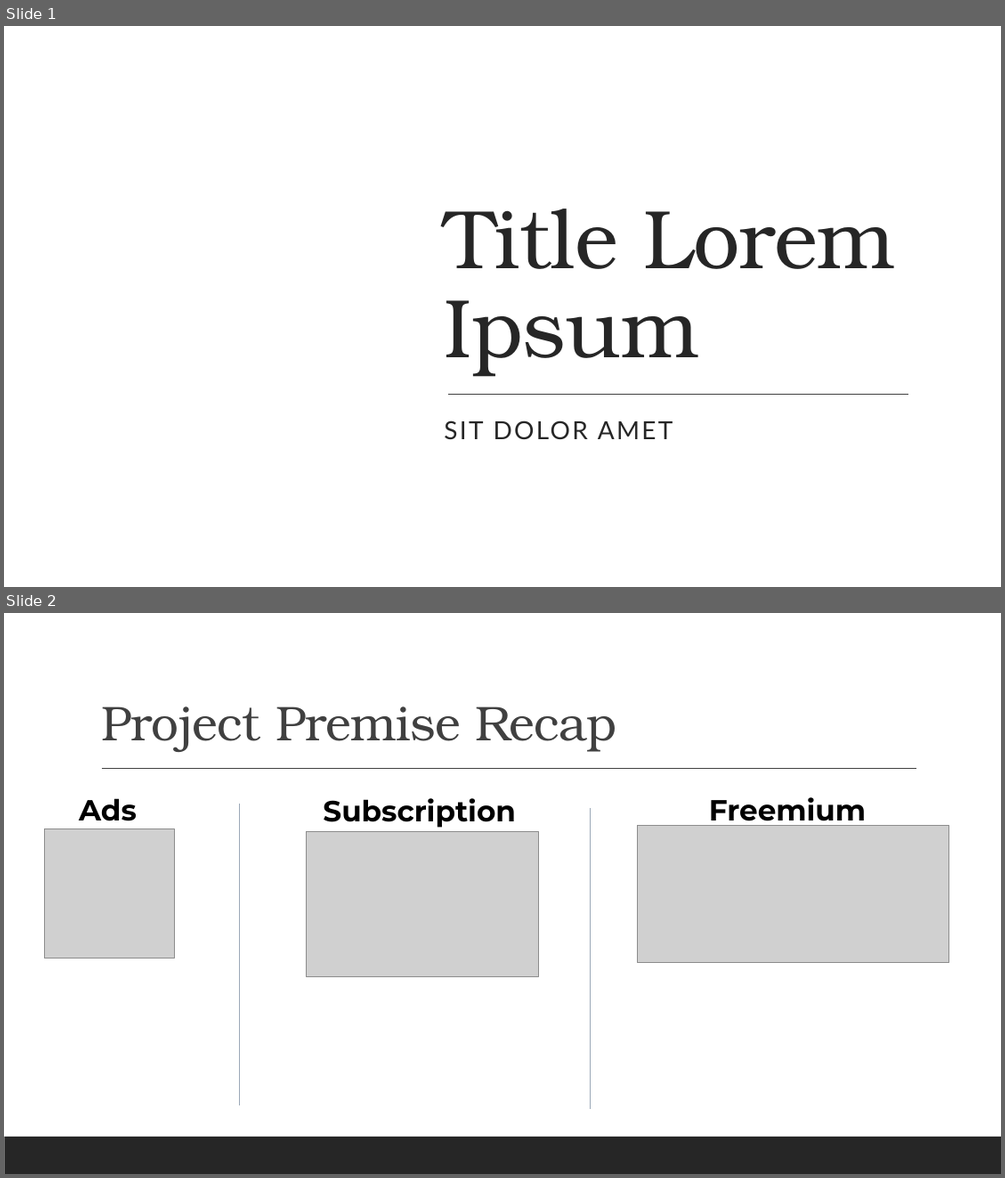
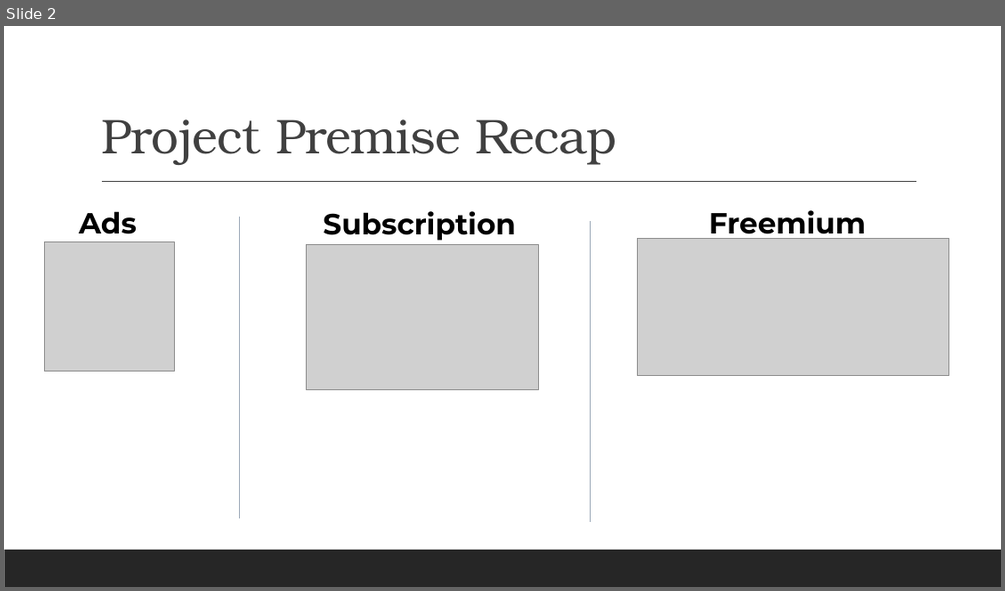
Before and after one commit to BBThornton/CryptoProject, a slide deck: Notes/Title Lorem Ipsum.pptx. Shown one above the other, each under a label of ours: slides 1 and 2 before the commit, slide 2 after it. The pictures are 1005x1178 and 1005x591 pixels, drawn with LibreOffice and Linux fonts; fonts in the diff are those of the drawing; grey boxes stand for pictures. Boxes give left, top, right and bottom in pixels: in the first picture for what was removed or moved away, otherwise in the second. Text is boxed around its words. In the diff, an @@ line names an element or a change of style, - is before the commit and + after.

```diff
--- a/Notes/Title Lorem Ipsum.pptx
+++ b/Notes/Title Lorem Ipsum.pptx
@@ slide 1 removed at box(4, 26, 1001, 587), background #FFFFFF; not listed: 1 template element that a slide beside it also shows @@
@@ rectangle removed at box(4, 26, 1001, 587) @@
@@ title removed at box(444, 208, 896, 377) @@
-Title Lorem Ipsum
@@ line removed from (448, 394) to (909, 394) @@
@@ subtitle removed at box(444, 420, 673, 440) @@
-SIT DOLOR AMET
```
Also in this commit, not shown: 4 slides added, 2 other slides removed, 3 other files.
